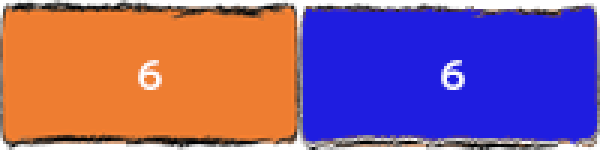
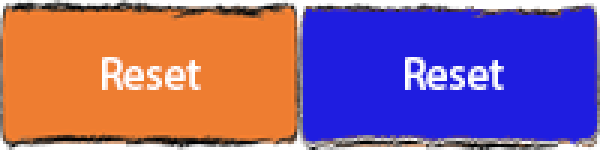
Two versions of the same layered image (600x150). Layer-by-layer changes:
removed layer "6" (1st of 2) over [441, 60, 465, 90]
added layer "Reset copy" above "Reset" over [405, 57, 504, 90]
renamed "6" to "Reset", painted on it over [102, 57, 201, 90]
